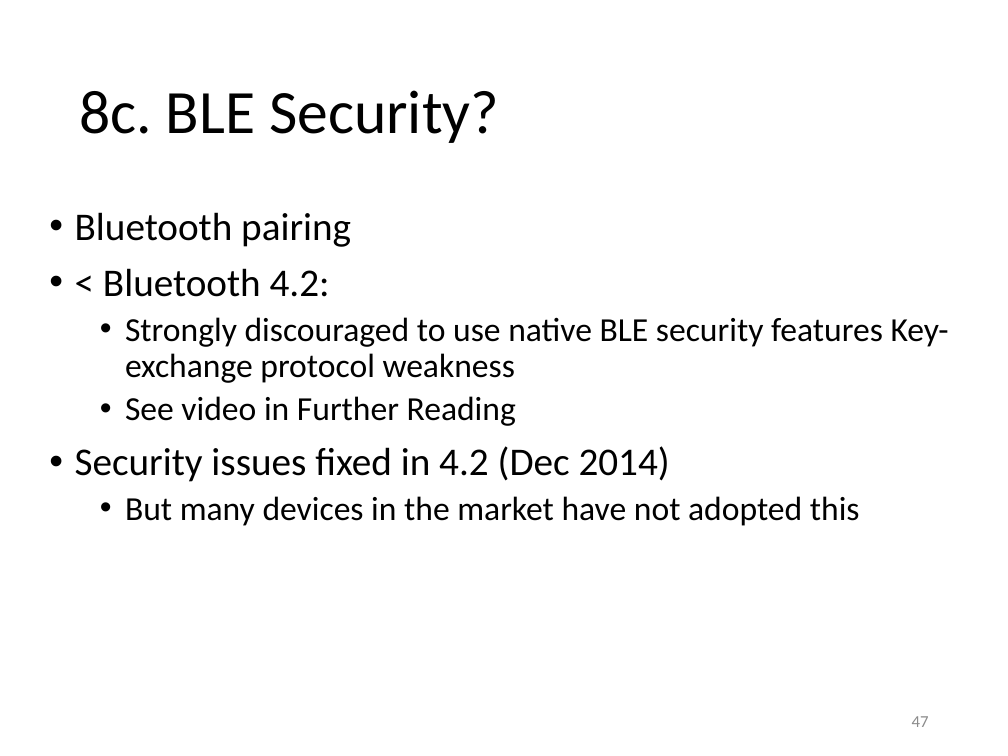
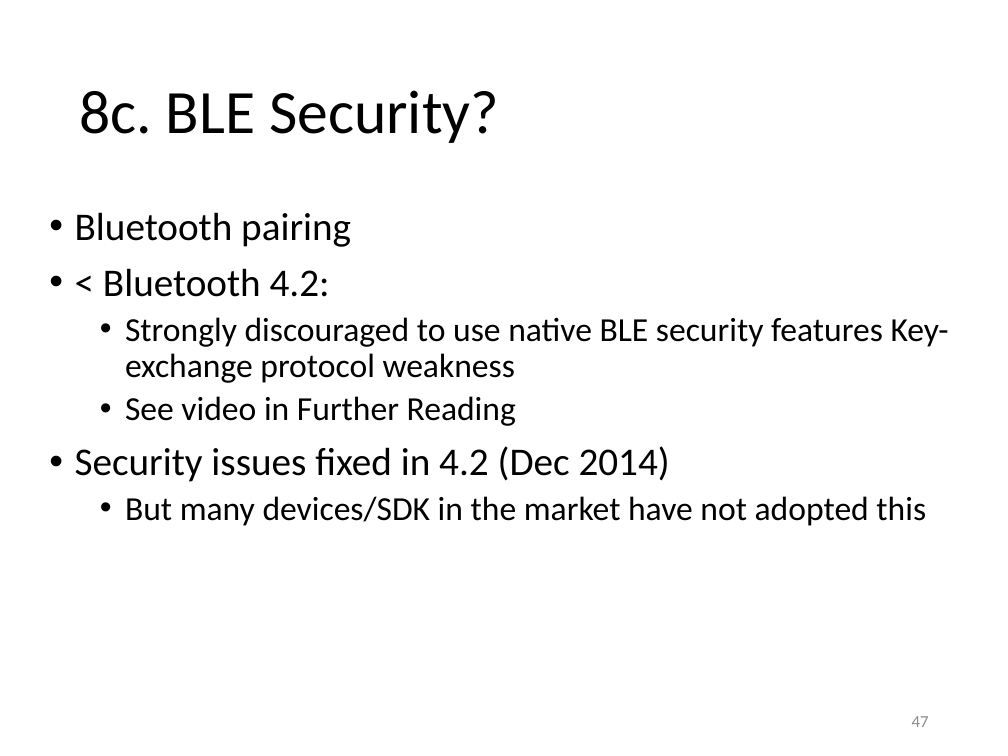
Before and after one commit to yeokm1/intro-to-ble, a slide deck: slide 47 of intro to ble.pptx. Drawn at 1008x756 pixels with LibreOffice and Linux fonts; fonts in the diff are those of the drawing. Boxes give left, top, right and bottom in pixels: in the first picture for what was removed or moved away, otherwise in the second. Text is boxed around its words. In the diff, an @@ line names an element or a change of style, - is before the commit and + after.

```diff
--- a/intro to ble.pptx
+++ b/intro to ble.pptx
@@ text at bbox=[125, 496, 926, 526]: text changed @@
-  • But many devices in the market have not adopted this
+  • But many devices/SDK in the market have not adopted this
```
Also in this commit, not shown: 18 other slides changed.
